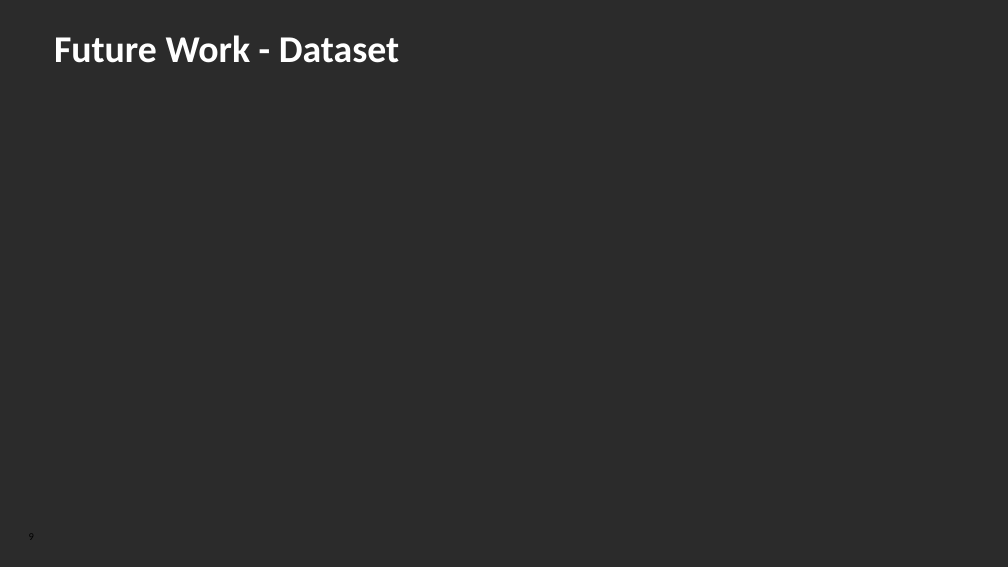
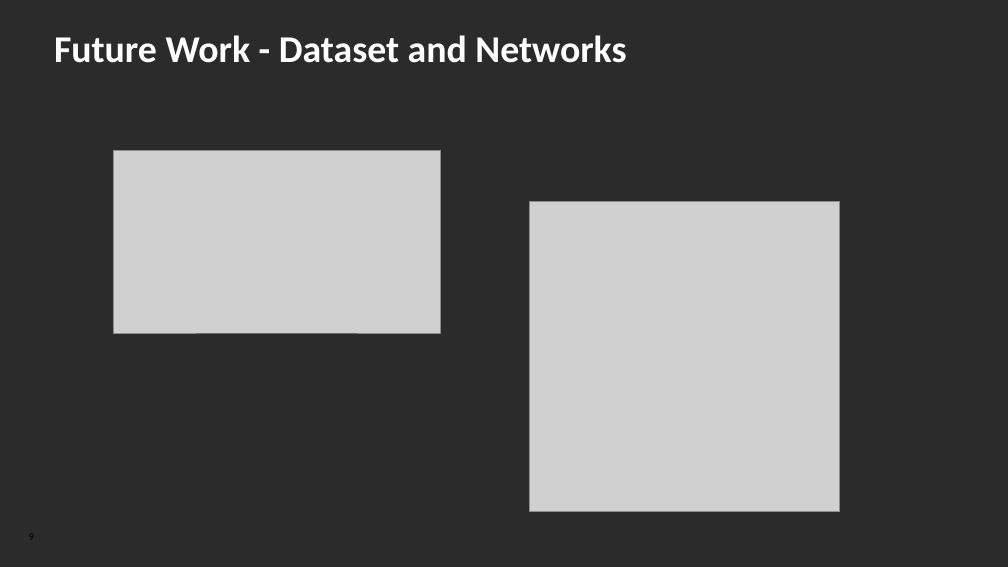
Before and after one commit to ENEL645-Group6/Project, a slide deck: slide 9 of Midterm/Group 6 - midterm presentation.pptx. Drawn at 1008x567 pixels with LibreOffice and Linux fonts; fonts in the diff are those of the drawing; grey boxes stand for pictures; background and template pictures are left out; a plain dark background stands for a picture behind light text. Boxes give left, top, right and bottom in pixels: in the first picture for what was removed or moved away, otherwise in the second. Text is boxed around its words. In the diff, an @@ line names an element or a change of style, - is before the commit and + after.

```diff
--- a/Midterm/Group 6 - midterm presentation.pptx
+++ b/Midterm/Group 6 - midterm presentation.pptx
@@ title at (54,35,626,63): text changed @@
-Future Work - Dataset
+Future Work - Dataset and Networks
@@ picture added at (113,150,440,333) @@
@@ picture added at (529,201,840,512) @@
```
Also in this commit, not shown: 5 other slides changed, 3 slides added, 4 slides removed, 1 other file.
